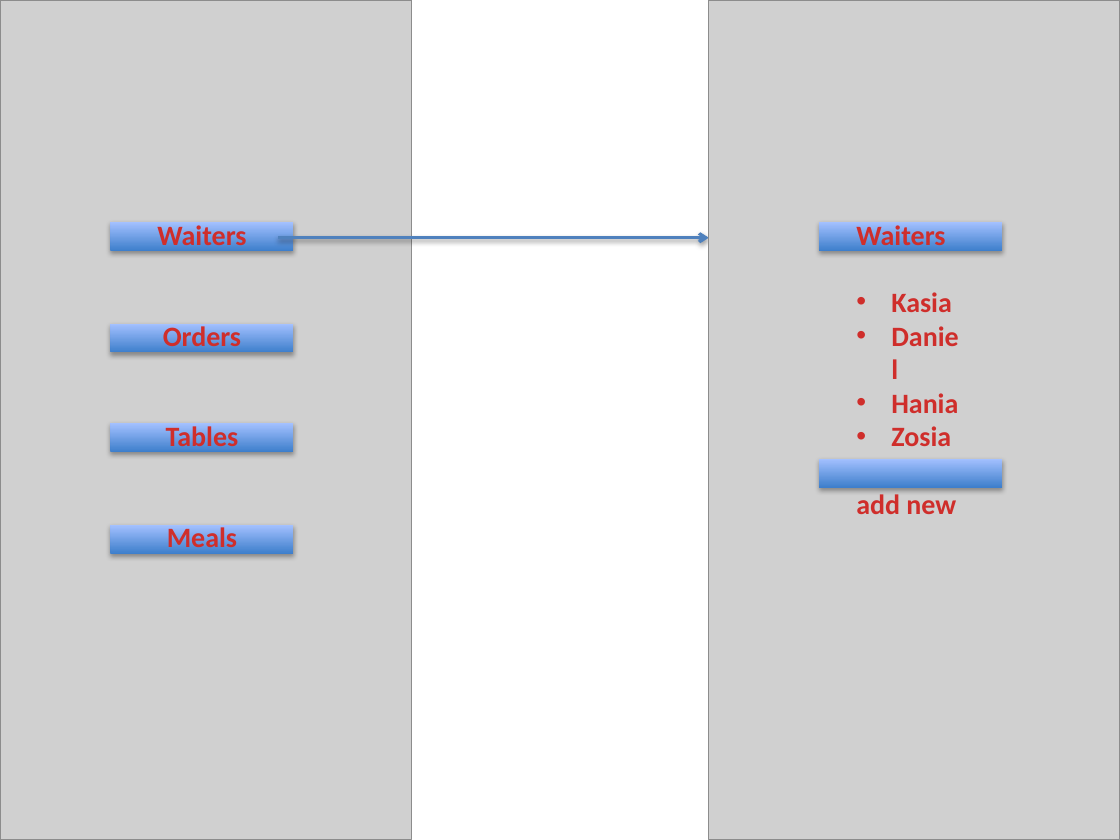
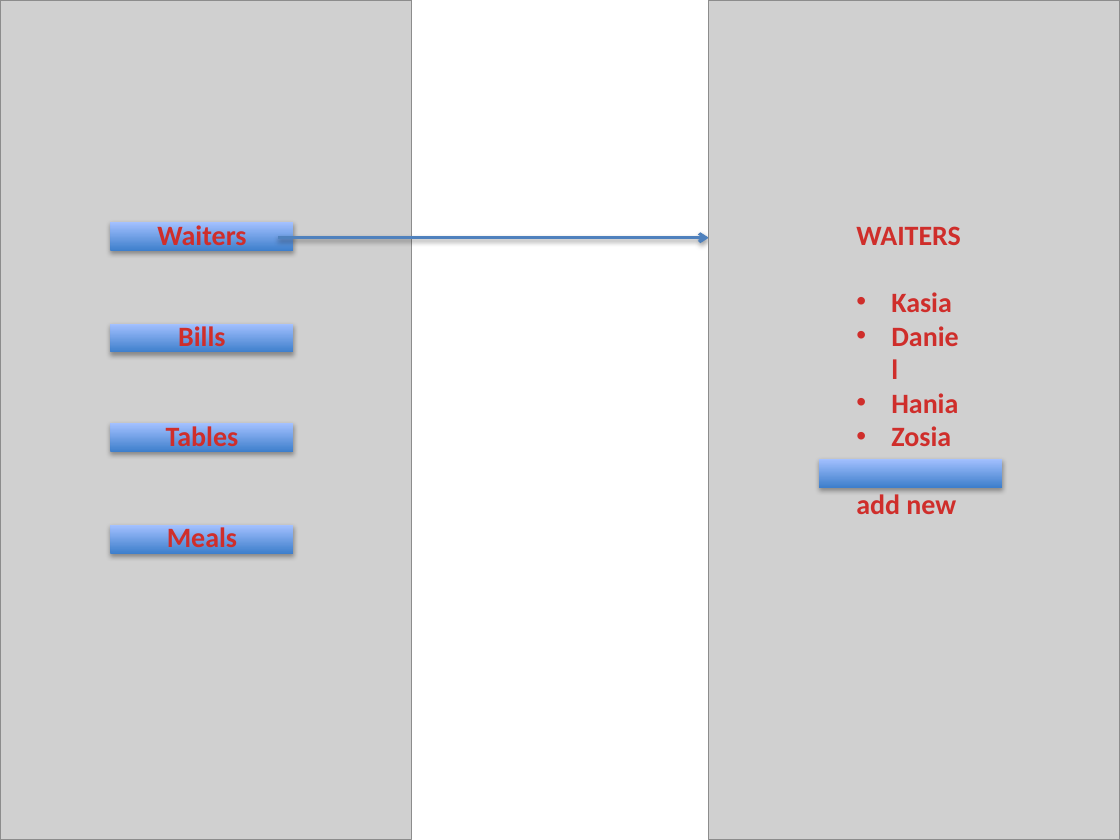
Before and after one commit to orbitka/RESTaurantApp, a slide deck: slide 7 of ERD+wireframes.pptx (slide 6 before the commit). Drawn at 1120x840 pixels with LibreOffice and Linux fonts; fonts in the diff are those of the drawing; grey boxes stand for pictures. Boxes give left, top, right and bottom in pixels: in the first picture for what was removed or moved away, otherwise in the second. Text is boxed around its words. In the diff, an @@ line names an element or a change of style, - is before the commit and + after.

```diff
--- a/ERD+wireframes.pptx
+++ b/ERD+wireframes.pptx
@@ rectangle removed at box(820, 222, 1002, 251) @@
@@ text at box(856, 226, 961, 245): text changed @@
-Waiters
+WAITERS
@@ text at box(178, 322, 225, 352): text changed @@
-Orders
+Bills
```
Also in this commit, not shown: 8 other slides changed, 1 slide added, 17 other files.
